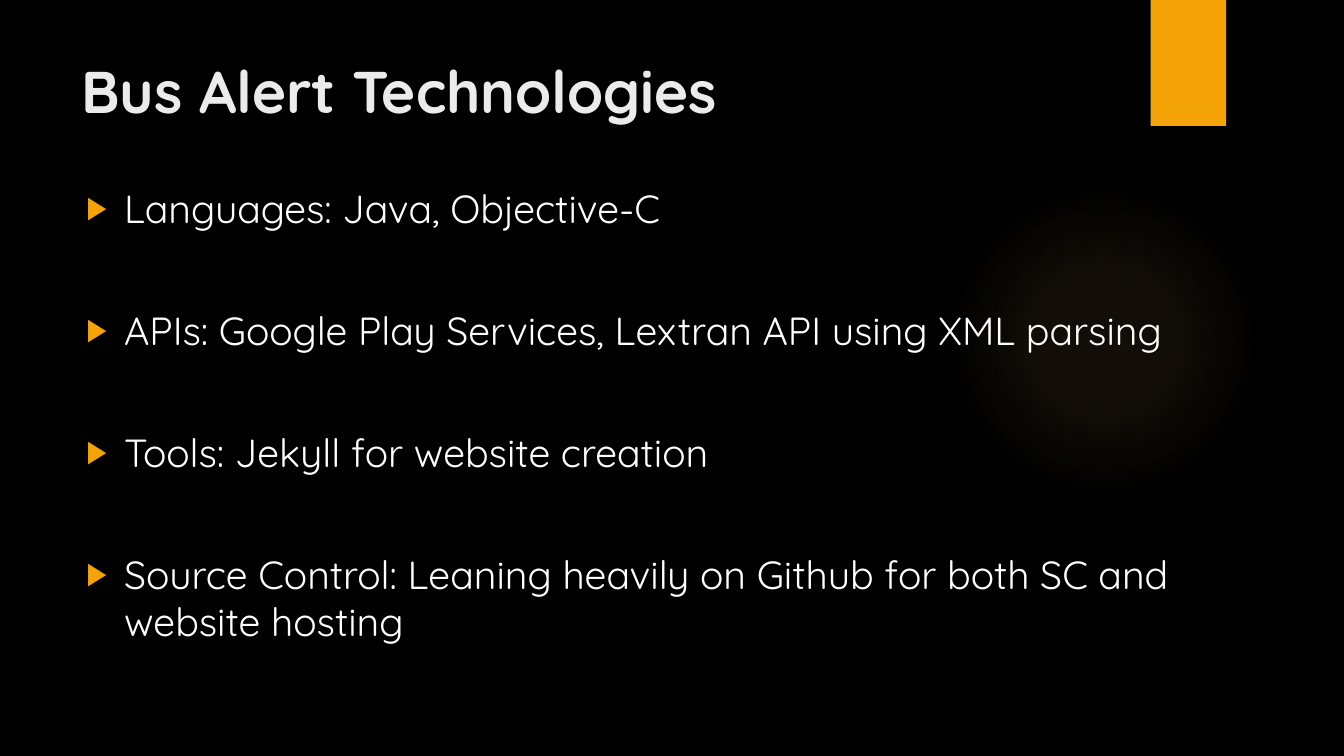
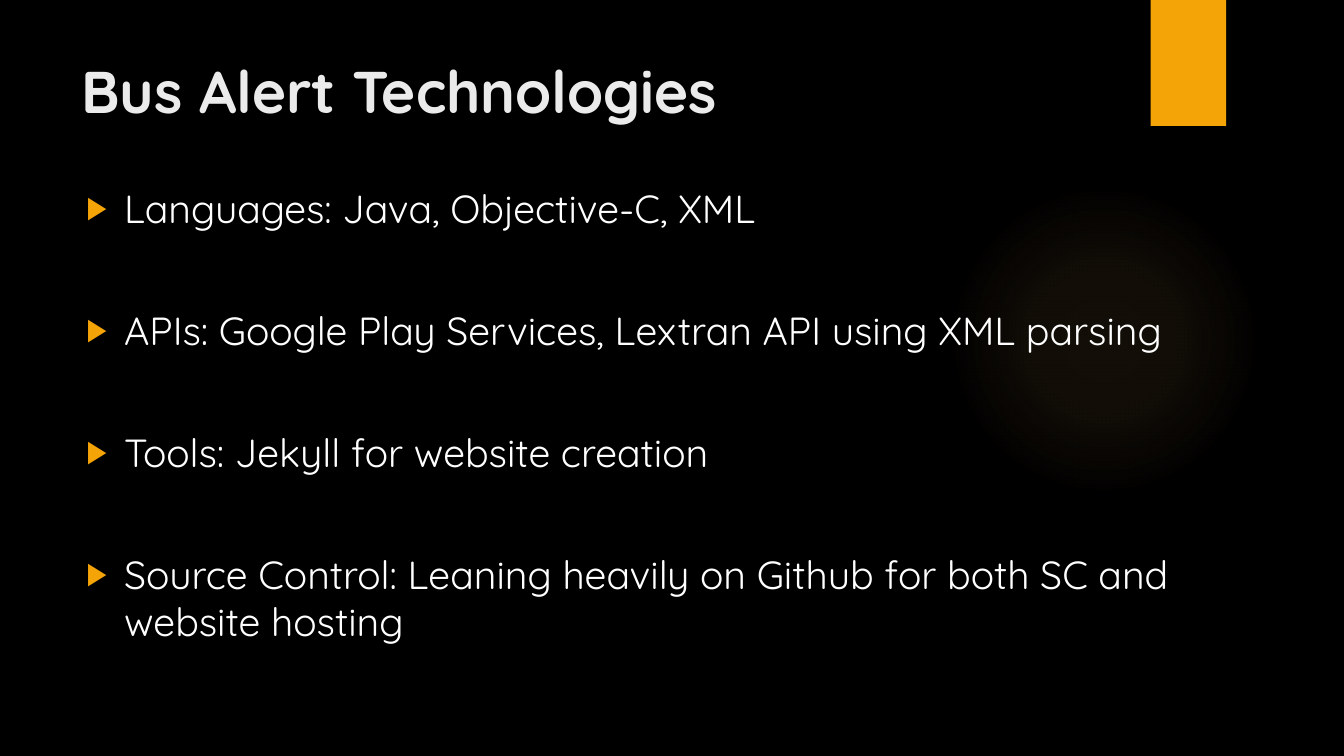
Before and after one commit to UKOpenLexingtonSeniorDesign/UKOpenLexingtonSeniorDesign.github.io, a slide deck: slide 8 of Presentation/Bus Alert.pptx. Drawn at 1344x756 pixels with LibreOffice and Linux fonts; fonts in the diff are those of the drawing; background and template pictures are left out. Boxes give left, top, right and bottom in pixels: in the first picture for what was removed or moved away, otherwise in the second. Text is boxed around its words. In the diff, an @@ line names an element or a change of style, - is before the commit and + after.

Commit message:
Updated Presentation
Small tweaks

```diff
--- a/Presentation/Bus Alert.pptx
+++ b/Presentation/Bus Alert.pptx
@@ text at [124,194,755,231]: text changed @@
-▶ Languages: Java, Objective-C
+▶ Languages: Java, Objective-C, XML
```
Also in this commit, not shown: 1 other slide changed.
